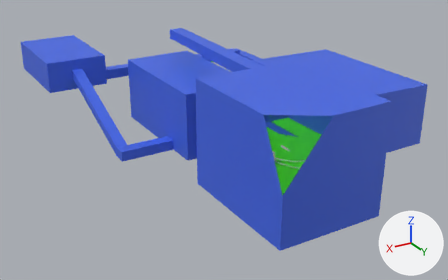
Before and after pictures for a commit that changed the glTF model Game/Map/map_game.glb.
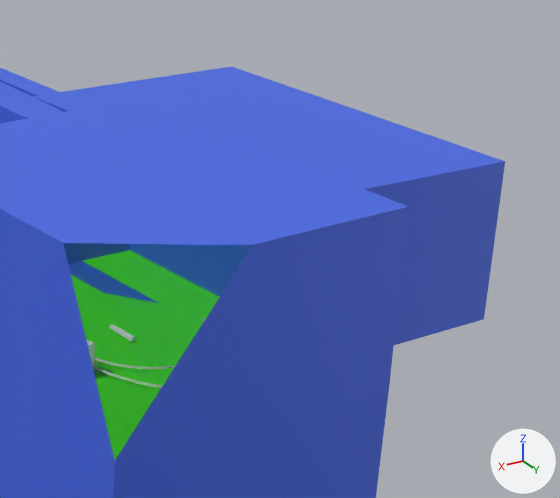
There are two pictures of each version: one whole from a 50 mm lens placed at (174.0, 337.0, 156.0), pointed at (-15.0, 23.0, -2.0), one close up on the part from 54% to 100% of the width and 9% to 75% of the height. Every picture has the same lights, and +X, +Y and +Z are marked at lower right. Everything nearer to the camera than a plane just in front of the edit is cut away. Where no turn or scale is listed for an object, it has been applied to the vertices. Vertices at the same position are counted once.

Before the edit, the objects in view are built like this:
```python
me_cube = bpy.data.meshes.new('Cube')
me_cube.from_pydata(...)  # 467 vertices, 970 faces; spans x -114.0..72.0, y -124.0..148.0, z -7.0..57.0
# faces by material slot: [780, 190]
me_cube.materials.append(mat_walls)  # blue #4167e7
me_cube.materials.append(mat_floor)  # green #47e71e
me_cube_007 = bpy.data.meshes.new('Cube.007')
me_cube_007.from_pydata(...)  # a box spanning x -0.38..0.38, y -3.47..3.47, z -0.38..0.38
me_mesh_001 = bpy.data.meshes.new('Mesh.001')
me_mesh_001.from_pydata(...)  # 936 vertices, 936 faces; spans x -18.9..16.7, y -24.0..7.5, z 0.0..0.5
ob_cube = bpy.data.objects.new('Cube', me_cube_007)
ob_cube.location = (-1.2, 106.2, 27.4)
ob_map = bpy.data.objects.new('Map', me_cube)
ob_map.location = (-1.0, 0.0, 3.2)
ob_nurbspath_002 = bpy.data.objects.new('NurbsPath.002', me_mesh_001)
ob_nurbspath_002.location = (-0.8, 123.4, 27.4)
```
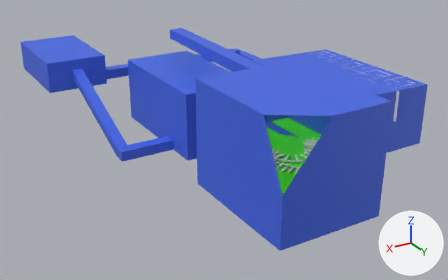
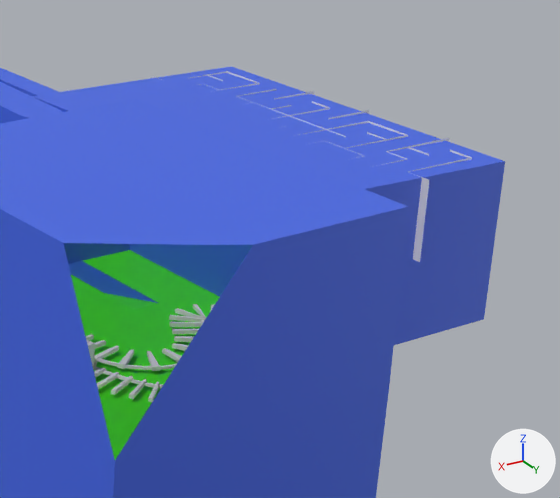
Pixel boxes [x1, y1, x2, y2] of what changed, in the close-ups (560 x 498 px):
'Cube', reshaped
    before: [109, 324, 135, 341]
    after: [85, 304, 214, 402]
'10 by 15 orthogonal maze', added
    after: [68, 71, 472, 262]
'NurbsPath.002', reshaped
    before: [93, 319, 205, 388]
    after: [93, 320, 204, 388]

What the commit changed:
me_cube_007 is used by ob_cube; location (-1.2, 106.2, 27.4).
me_cube_007 had 8 vertices, 12 faces and spanned x -0.38..0.38, y -3.47..3.47, z -0.38..0.38.
me_cube_007 now has 384 vertices, 576 faces and spans x -24.89..23.32, y -13.13..30.92, z -0.02..0.74.
me_cube_007 part 1: 8 vertices removed from x -0.38..0.38, y -3.47..3.47, z -0.38..0.38; 384 vertices added at x -24.89..23.32, y -13.13..30.92, z -0.02..0.74.
me_mesh_001 is used by ob_nurbspath_002; location (-0.8, 123.4, 27.4).
me_mesh_001 had 936 vertices, 936 faces and spanned x -18.9..16.7, y -24.0..7.5, z 0.0..0.5.
me_mesh_001 now has 1872 vertices, 3744 faces and spans x -19.2..17.0, y -24.2..7.8, z 0.0..0.5.
me_mesh_001 part 2: 936 vertices removed from x -18.9..16.7, y -24.0..7.5, z 0.0..0.5; 1872 vertices added at x -19.2..17.0, y -24.2..7.8, z 0.0..0.5.
Mesh me_10_by_15_orthogonal_maze is new.
It has 268 vertices, 252 faces and spans x -33.1..33.1, y -49.4..49.4, z 0.0..19.1.
Object '10 by 15 orthogonal maze' (ob_10_by_15_orthogonal_maze) is new; it shows me_10_by_15_orthogonal_maze.
Its location is (-83.3, 46.4, 20.1).
